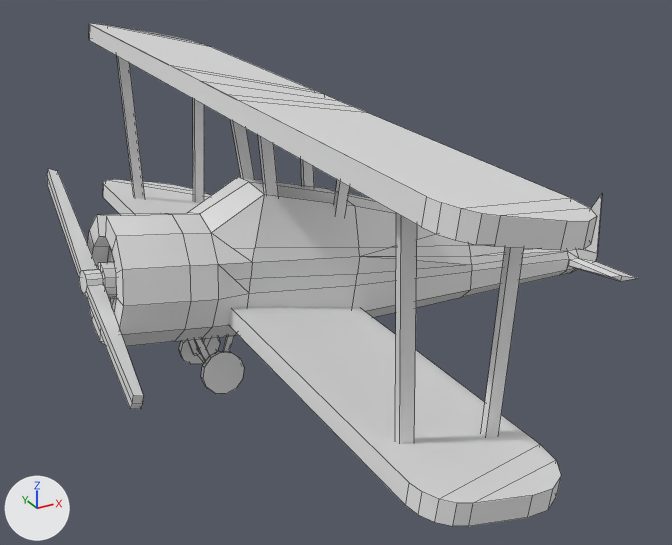
The FBX model Assets/Resources/Models/SkyPath/biplane.fbx: old version first, new version second.
Camera for both pictures: a camera (50 mm lens) standing at (-3.1, -12.73, 7.6) and looking at (3.86, -0.08, 1.27). Every picture has the same lights, and +X, +Y and +Z are marked at lower left. Mesh edges are drawn as thin lines.

Objects in the first picture: 'planebody', 'propeller'.
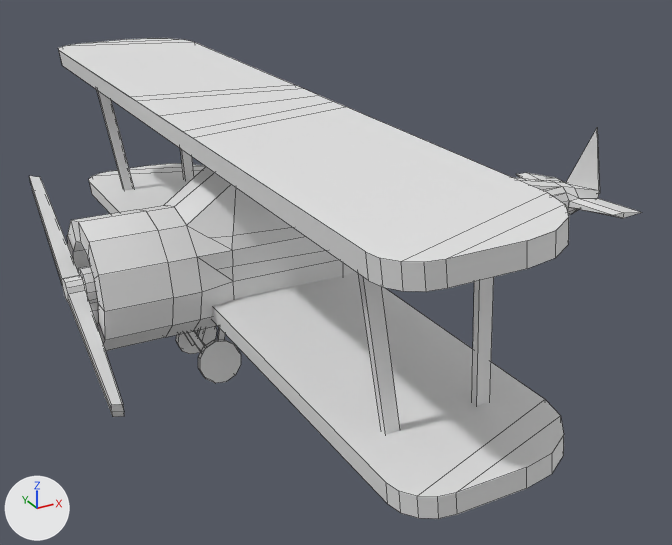
Edits to the bpy script that builds the scene:
```text
Change me_cylinder_001:
    where me_cylinder_001.from_pydata(...)  # 36 vertices, 25 faces; spans x -0.36..-0.06, y -1.97..1.97, z 0.69..3.22
    used by ob_propeller; location = (0.0, 0.0, 0.0)
    me_cylinder_001 part 1: the whole mesh is multiplied about its middle by the matrix ((0.987, 0.083, -0.139), (-0.082, 0.997, 0.012), (0.139, 0.0, 0.99)), then moved by (0.21, 0.0, -1.95)
Change me_cube_013:
    used by ob_planebody; location = (0.0, 0.0, 0.0)
    remove me_cube_013.from_pydata(...)  # 435 vertices, 373 faces; spans x -0.18..9.95, y -6.37..6.34, z -0.17..4.73
    add me_cube_013.from_pydata(...)  # 435 vertices, 373 faces; spans x -2.82..7.35, y -6.37..6.34, z -2.01..2.25
    me_cube_013 part 2: the loose piece of 8 vertices spanning x 1.52..1.9, y -0.44..-0.27, z 0.09..0.82 is turned -8 degrees about the y axis through its middle, then moved by (-2.54, 0.0, -1.82)
    me_cube_013 part 3: the loose piece of 24 vertices spanning x 1.22..1.92, y 0.4..0.62, z -0.17..0.53 is turned -8 degrees about the y axis through its middle, then moved by (-2.5, 0.0, -1.84)
    me_cube_013 part 4: the loose piece of 24 vertices spanning x 1.22..1.92, y -0.61..-0.39, z -0.17..0.53 is turned -8 degrees about the y axis through its middle, then moved by (-2.5, 0.0, -1.84)
    me_cube_013 part 5: the loose piece of 8 vertices spanning x 1.48..1.57, y -0.45..0.45, z 0.08..0.18 is moved by (-2.49, 0.0, -1.84)
    me_cube_013 part 6: the loose piece of 8 vertices spanning x 1.52..1.9, y 0.27..0.44, z 0.09..0.82 is turned -8 degrees about the y axis through its middle, then moved by (-2.54, 0.0, -1.82)
    me_cube_013 part 7: the loose piece of 8 vertices spanning x 1.19..1.52, y -0.44..-0.25, z 0.08..0.89 is turned -8 degrees about the y axis through its middle, then moved by (-2.54, 0.0, -1.87)
    me_cube_013 part 8: the loose piece of 8 vertices spanning x 1.19..1.52, y 0.25..0.44, z 0.08..0.89 is turned -8 degrees about the y axis through its middle, then moved by (-2.54, 0.0, -1.87)
    me_cube_013 part 9: the loose piece of 189 vertices spanning x -0.18..9.95, y -1.37..1.38, z 0.21..3.07 is turned -8 degrees about the y axis through its middle, then moved by (-2.74, 0.0, -1.39)
    me_cube_013 part 10: the loose piece of 54 vertices spanning x 1.6..3.94, y -6.37..6.3, z 3.88..4.73 is multiplied about its middle by the matrix ((1.069, 0.0, -0.259), (0.0, 1.0, 0.0), (0.236, 0.0, 0.972)), then moved by (-2.93, 0.0, -2.21)
    me_cube_013 part 11: the loose piece of 40 vertices spanning x 1.56..3.89, y -6.34..6.34, z 0.64..1.48 is multiplied about its middle by the matrix ((1.07, 0.0, -0.255), (0.0, 1.0, 0.0), (0.232, 0.0, 0.973)), then moved by (-2.57, 0.0, -1.68)
    me_cube_013 part 12: 32 of 435 vertices moved; they spanned x 2.28..3.85, y -0.83..0.83, z 2.37..4.47 and now span x -0.7..0.92, y -0.83..0.84, z 0.8..2.19; mean shift (-2.9, 0.0, -1.89); largest move (2.29, 0.5, 4.45) -> (-0.7, 0.51, 2.12)
    me_cube_013 part 13: 16 of 435 vertices moved; they spanned x 1.89..3.64, y -5.05..-4.95, z 0.94..4.55 and now span x -1.1..0.81, y -5.05..-4.95, z -0.73..2.19; mean shift (-2.8, 0.0, -1.95); largest move (1.89, -5.05, 4.54) -> (-1.1, -5.05, 2.12)
    me_cube_013 part 14: 16 of 435 vertices moved; they spanned x 1.89..3.64, y 4.95..5.05, z 0.94..4.55 and now span x -1.1..0.81, y 4.95..5.05, z -0.73..2.19; mean shift (-2.8, 0.0, -1.95); largest move (1.89, 4.95, 4.54) -> (-1.1, 4.95, 2.12)
Change ob_propeller:
    ob_propeller.location: (0.0, 0.0, 0.0) -> (-0.48, 0.0, 1.9)
Change ob_planebody:
    ob_planebody.location: (0.0, 0.0, 0.0) -> (2.46, 0.0, 2.06)
```

Boxes (x1, y1, x2, y2) around the edits, measured in the pictures (672 x 545 px; the box of a moved part takes in the faces that stretch with it):
'planebody', reshaped, moved
    before: (87, 23, 637, 526)
    after: (59, 38, 642, 519)
'propeller', reshaped, moved
    before: (47, 169, 144, 409)
    after: (29, 176, 124, 417)
part 2 of me_cube_013, moved or reshaped
    before: (223, 336, 234, 351)
    after: (217, 328, 225, 340)
part 3 of me_cube_013, moved or reshaped
    before: (179, 337, 220, 364)
    after: (176, 326, 217, 354)
part 4 of me_cube_013, moved or reshaped
    before: (201, 351, 244, 394)
    after: (198, 339, 241, 383)
part 5 of me_cube_013, moved or reshaped (not visible afterwards)
    before: (197, 348, 205, 363)
part 6 of me_cube_013, moved or reshaped
    before: (203, 338, 211, 348)
    after: (197, 328, 206, 341)
part 7 of me_cube_013, moved or reshaped
    before: (195, 339, 210, 361)
    after: (187, 331, 204, 352)
part 8 of me_cube_013, moved or reshaped
    before: (188, 340, 199, 356)
    after: (184, 333, 195, 346)
part 9 of me_cube_013, moved or reshaped
    before: (87, 177, 637, 346)
    after: (67, 129, 642, 351)
part 10 of me_cube_013, moved or reshaped
    before: (89, 23, 597, 250)
    after: (59, 38, 569, 292)
part 11 of me_cube_013, moved or reshaped
    before: (103, 179, 561, 526)
    after: (89, 163, 564, 519)
part 12 of me_cube_013, moved or reshaped (not visible afterwards)
    before: (231, 120, 350, 215)
part 13 of me_cube_013, moved or reshaped
    before: (395, 213, 524, 444)
    after: (358, 274, 494, 434)
part 14 of me_cube_013, moved or reshaped
    before: (117, 56, 204, 202)
    after: (97, 90, 194, 190)
